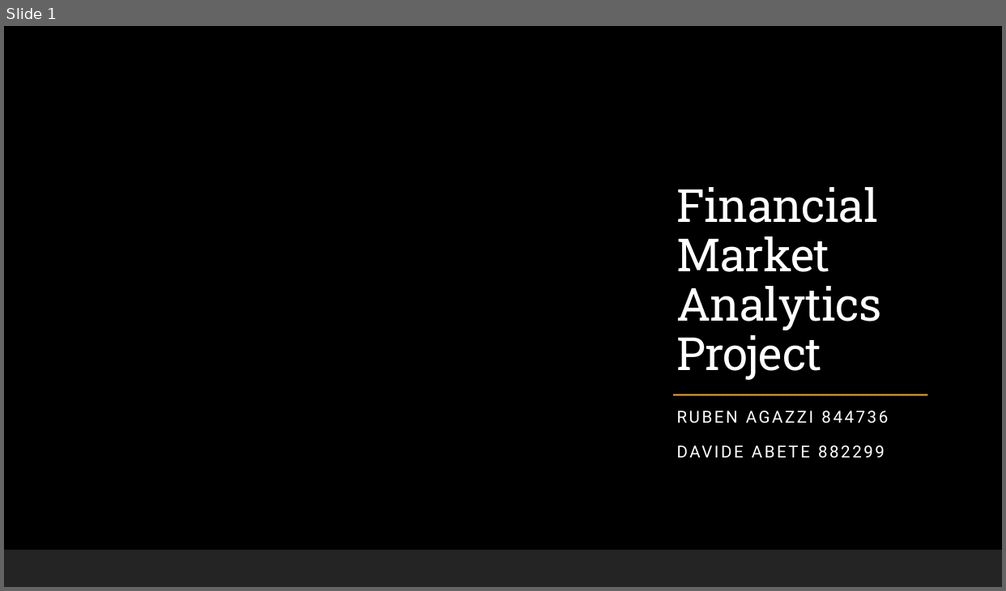
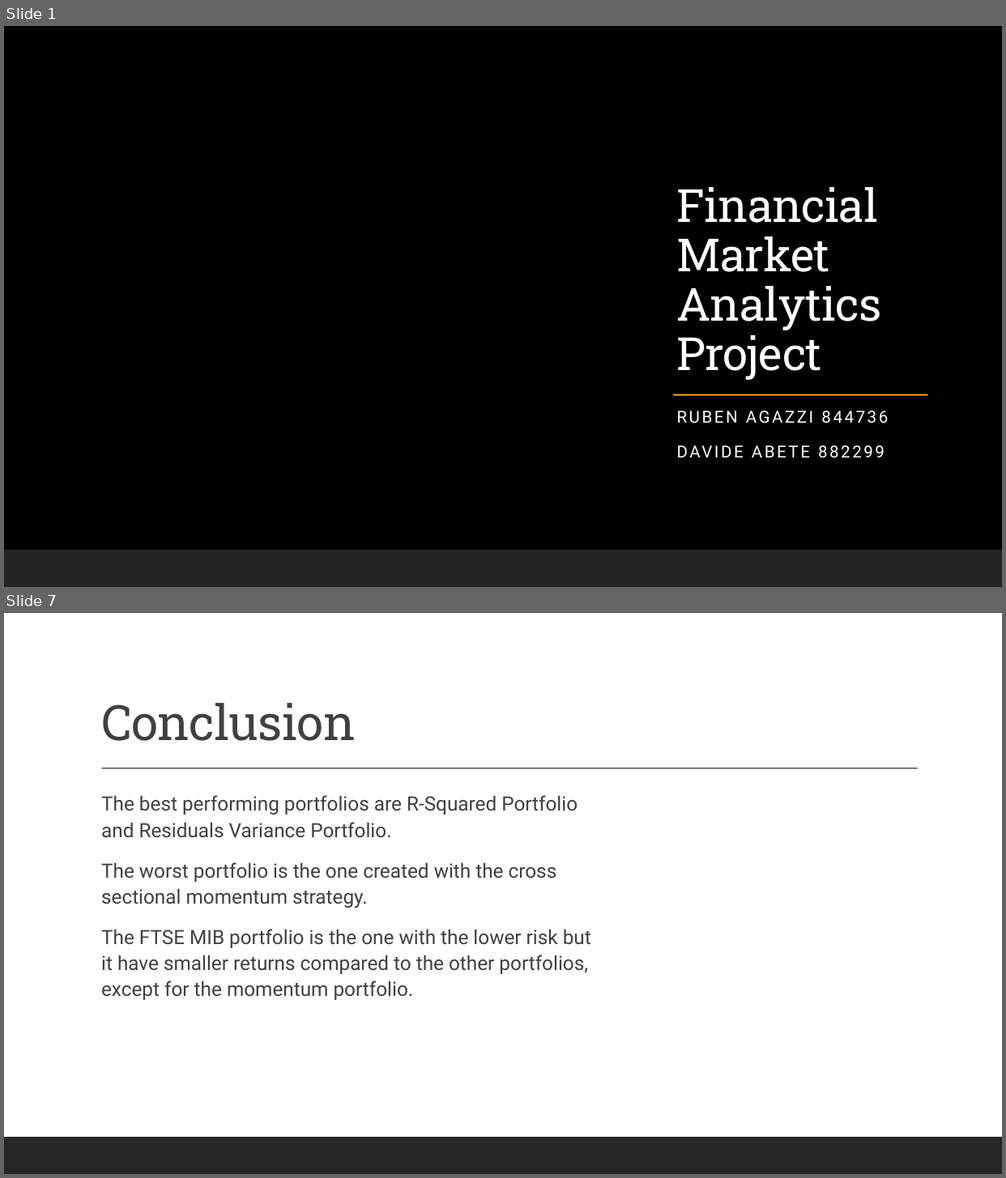
Before and after one commit to Blowdire/Progetto, a slide deck: Report/Financial Market Analytics Project pres.odp. Shown one above the other, each under a label of ours: slide 1 before the commit, slides 1 and 7 after it; the slides between them are not shown. The pictures are 1006x591 and 1006x1178 pixels, drawn with LibreOffice and Linux fonts; fonts in the diff are those of the drawing; background and template pictures are left out. Boxes give left, top, right and bottom in pixels: in the first picture for what was removed or moved away, otherwise in the second. Text is boxed around its words. In the diff, an @@ line names an element or a change of style, - is before the commit and + after.

```diff
--- a/Report/Financial Market Analytics Project pres.odp
+++ b/Report/Financial Market Analytics Project pres.odp
@@ slide 7 added at bbox=[4, 613, 1002, 1174], background #FFFFFF; not listed: 1 template element that a slide beside it also shows @@
@@ title added at bbox=[101, 703, 356, 741], 47 pt, text #404040 @@
+Conclusion
@@ line added from (102, 768) to (918, 769), #404040 0.99 pt @@
@@ text added at bbox=[101, 795, 591, 1000], 19 pt, text #404040 @@
+  The best performing portfolios are R-Squared Portfolio and Residuals Variance Portfolio.
+  The worst portfolio is the one created with the cross sectional momentum strategy.
+  The FTSE MIB portfolio is the one with the lower risk but it have smaller returns compared to the other portfolios, except for the momentum portfolio.
```
Also in this commit, not shown: 2 slides changed, 4 other slides added, 5 slides removed, 8 other files.
